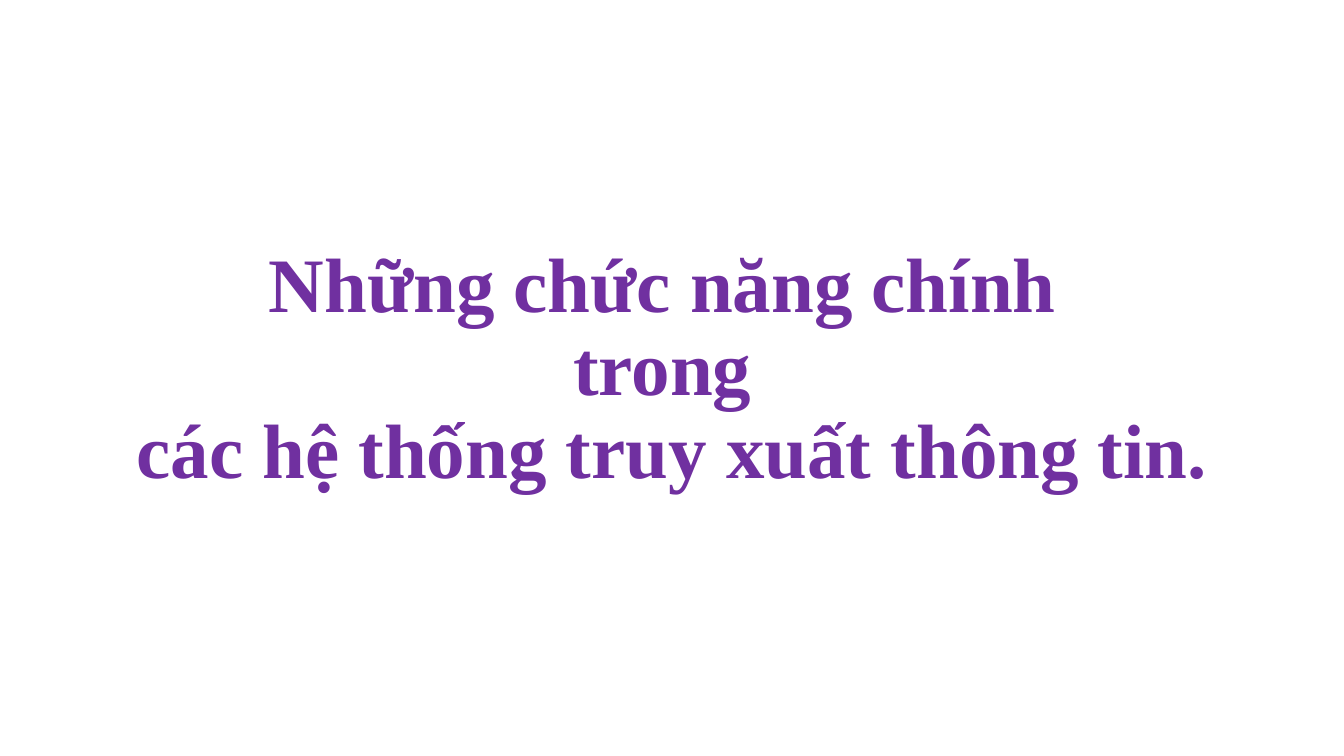
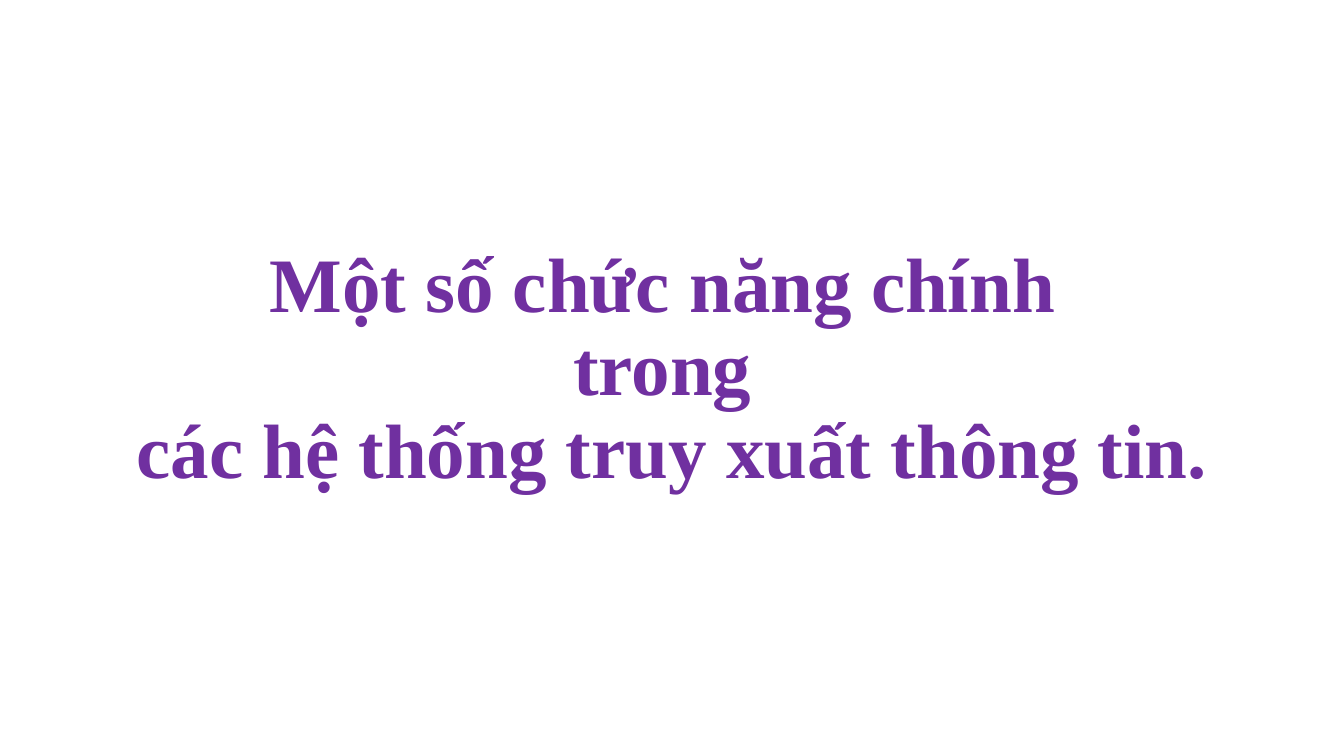
Before and after one commit to NghiLamPhuc/NLP., a slide deck: slide 3 of IR/Presentation1.pptx. Drawn at 1344x756 pixels with LibreOffice and Linux fonts; fonts in the diff are those of the drawing. Boxes give left, top, right and bottom in pixels: in the first picture for what was removed or moved away, otherwise in the second. Text is boxed around its words. In the diff, an @@ line names an element or a change of style, - is before the commit and + after.

```diff
--- a/IR/Presentation1.pptx
+++ b/IR/Presentation1.pptx
@@ title at [137,256,1207,493]: text changed @@
-Những chức năng chính
-trong
-các hệ thống truy xuất thông tin.
+Một số chức năng chính
+trong
+các hệ thống truy xuất thông tin.
```
Also in this commit, not shown: 4 other slides changed, 1 slide added.
